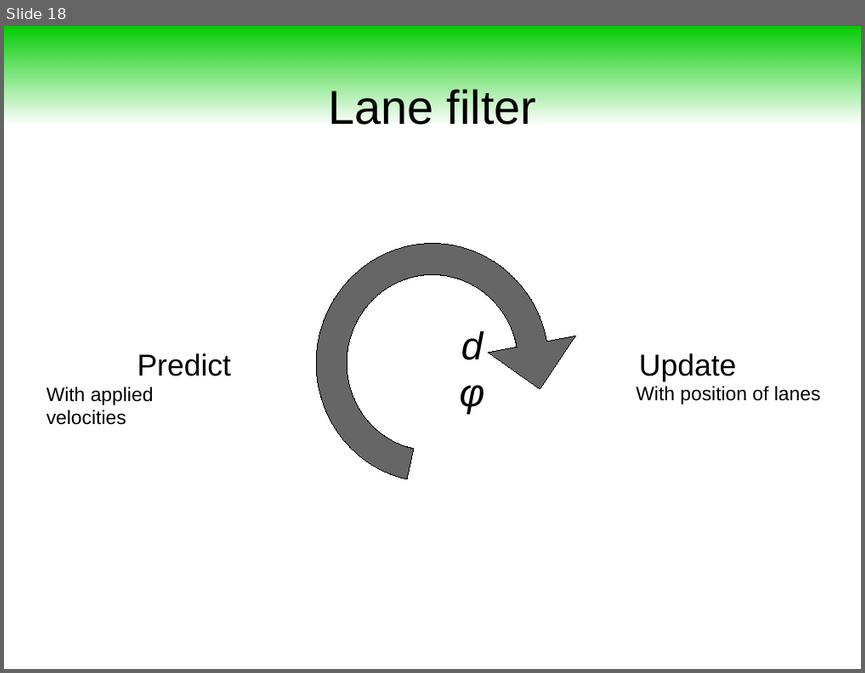
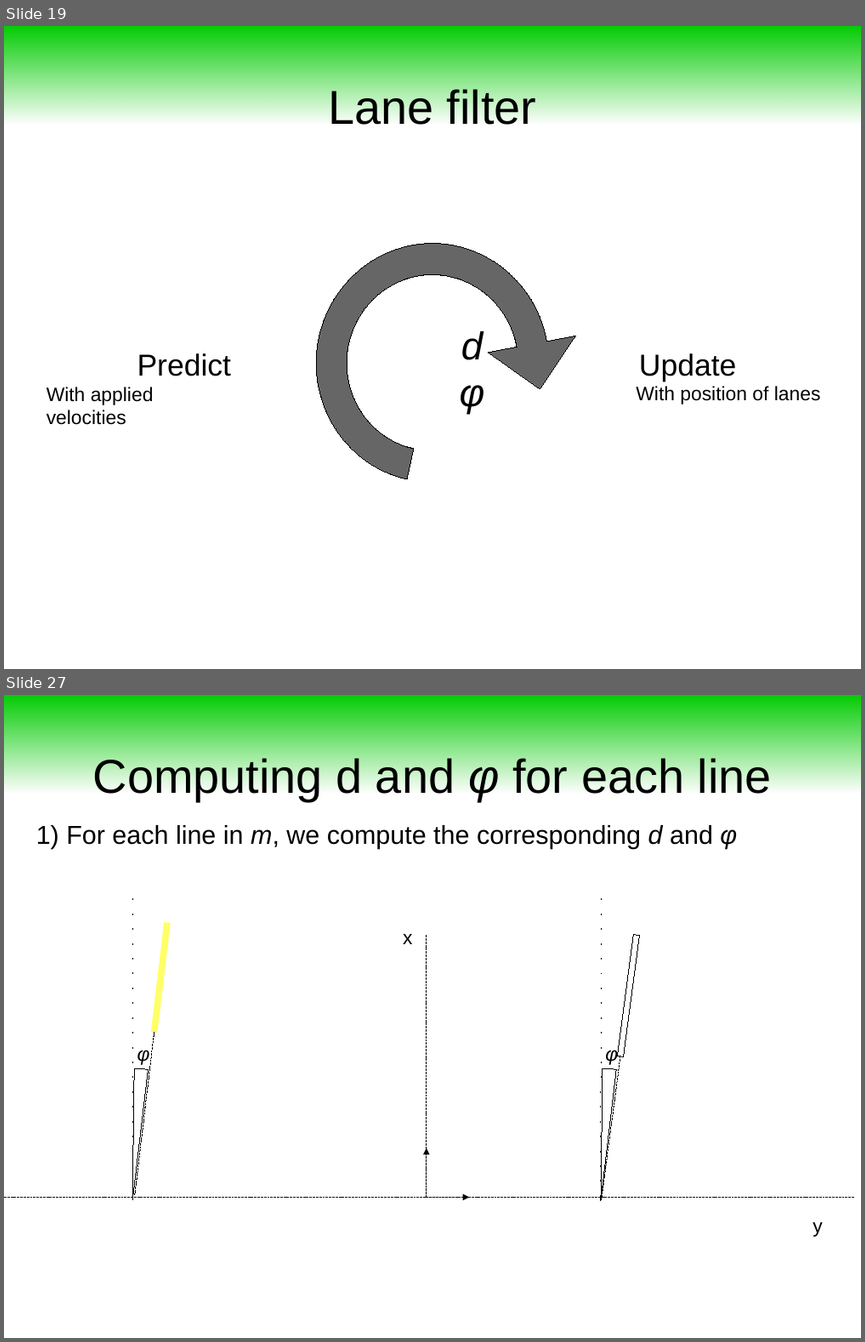
Before and after one commit to maivincent/MISE_presentations, a slide deck: step2_3_Lane_filter.odp. Shown one above the other, each under a label of ours: slide 18 before the commit, slides 19 and 27 after it; the slides between them are not shown. The pictures are 865x673 and 865x1342 pixels, drawn with LibreOffice and Linux fonts; fonts in the diff are those of the drawing. Boxes give left, top, right and bottom in pixels: in the first picture for what was removed or moved away, otherwise in the second. Text is boxed around its words. In the diff, an @@ line names an element or a change of style, - is before the commit and + after.

```diff
--- a/step2_3_Lane_filter.odp
+++ b/step2_3_Lane_filter.odp
@@ slide 27 added at (x1=4, y1=695, x2=861, y2=1338), background #FFFFFF @@
@@ rectangle added at (x1=4, y1=695, x2=861, y2=793), fill gradient #00CC00 @@
@@ title added at (x1=93, y1=758, x2=772, y2=801), 44 pt, text #000000 @@
+Computing d and φ for each line
@@ text added at (x1=36, y1=825, x2=737, y2=849), 24 pt, text #000000 @@
+1) For each line in m, we compute the corresponding d and φ
@@ line added from (132, 1196) to (132, 897), #000000 0 pt @@
@@ line added from (601, 1196) to (601, 897), #000000 0 pt @@
@@ line added from (167, 923) to (154, 1032), #FFFF66 6.01 pt @@
@@ text added at (x1=403, y1=934, x2=412, y2=944), 18 pt, text #000000 @@
+x
@@ line added from (426, 1197) to (426, 934), #000000 0 pt @@
@@ rectangle added at (x1=617, y1=935, x2=640, y2=1056), fill #FFFFFF, outline #000000 0 pt @@
@@ line added from (154, 1032) to (135, 1196), #000000 0 pt @@
@@ text added at (x1=137, y1=1049, x2=150, y2=1065), 18 pt, text #000000, italic @@
+φ
@@ text added at (x1=605, y1=1049, x2=618, y2=1065), 18 pt, text #000000, italic @@
+φ
@@ freeform shape added at (x1=4, y1=1068, x2=264, y2=1332), outline #000000 0 pt @@
@@ freeform shape added at (x1=469, y1=1068, x2=732, y2=1332), outline #000000 0 pt @@
@@ line added from (620, 1056) to (602, 1196), #000000 0 pt @@
@@ arrow added from (426, 1197) to (426, 1148), #000000 0 pt @@
@@ line added from (4, 1197) to (426, 1197), #000000 0 pt @@
@@ arrow added from (426, 1197) to (469, 1197), #000000 0 pt @@
@@ line added from (426, 1197) to (855, 1197), #000000 0 pt @@
@@ text added at (x1=812, y1=1222, x2=822, y2=1236), 18 pt, text #000000 @@
+y
@@ what was slide 18 is now slide 19 @@
```
Also in this commit, not shown: 3 slides changed, 8 other slides added, 1 slide removed, 18 other files.
